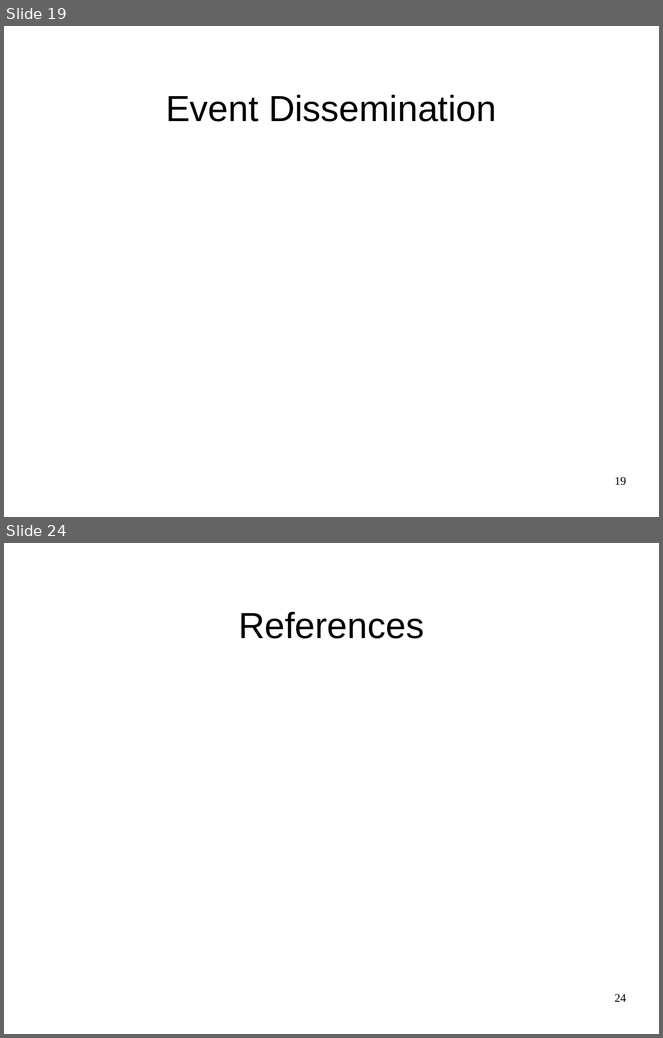
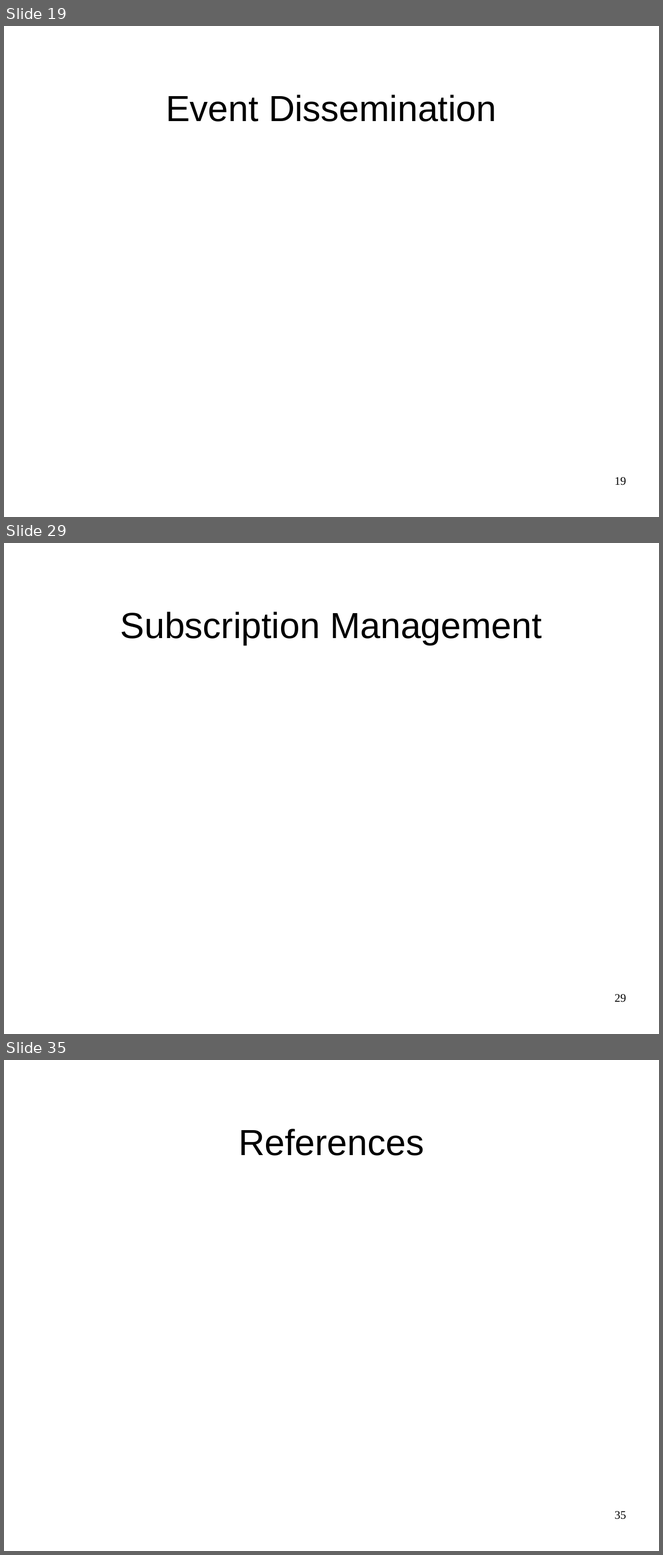
Before and after one commit to JGAntunes/pulsarcast, a slide deck: project-report/presentation.odp. Shown one above the other, each under a label of ours: slides 19 and 24 before the commit, slides 19, 29 and 35 after it; the slides between them are not shown. The pictures are 663x1038 and 663x1555 pixels, drawn with LibreOffice and Linux fonts; fonts in the diff are those of the drawing; background and template pictures are left out. Boxes give left, top, right and bottom in pixels: in the first picture for what was removed or moved away, otherwise in the second. Text is boxed around its words. In the diff, an @@ line names an element or a change of style, - is before the commit and + after.

```diff
--- a/project-report/presentation.odp
+++ b/project-report/presentation.odp
@@ slide 29 added at box(4, 543, 659, 1034), background #FFFFFF @@
@@ title added at box(120, 612, 542, 645), 44 pt, text #000000 @@
+Subscription Management
@@ page number added at box(615, 994, 626, 1003), 14 pt, text #000000 @@
+29
@@ what was slide 24 is now slide 35 @@
@@ page number at box(615, 1511, 626, 1520): text changed @@
-24
+35
```
Also in this commit, not shown: 3 slides changed, 11 other slides added, 1 slide removed.
